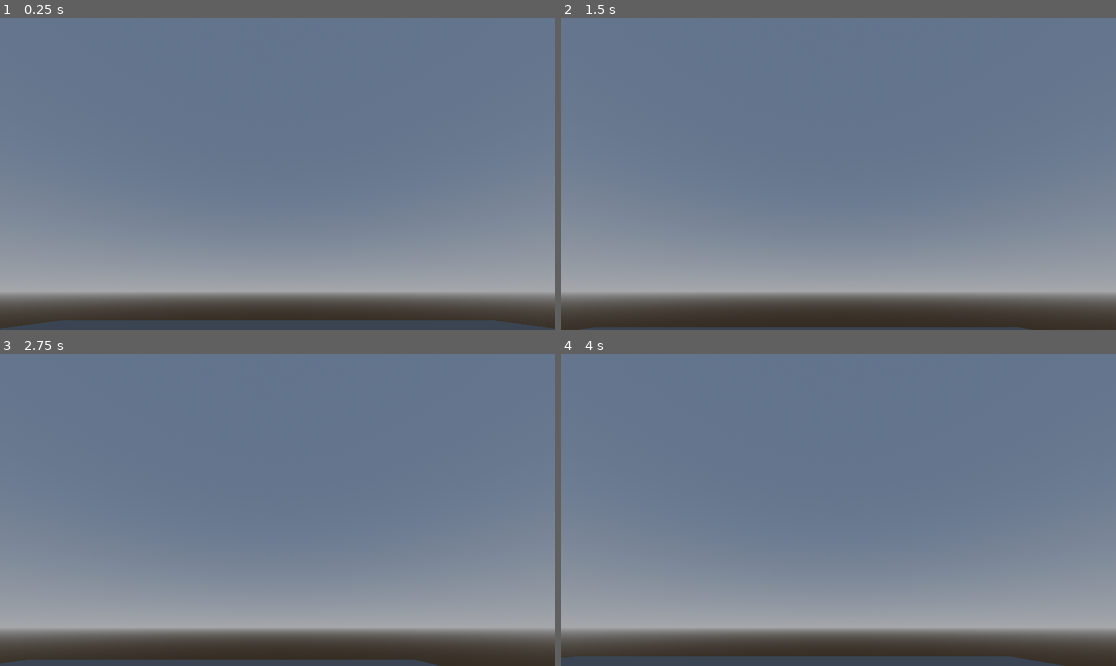
Above: before the commit, frames 1-4 (two rows, left to right).
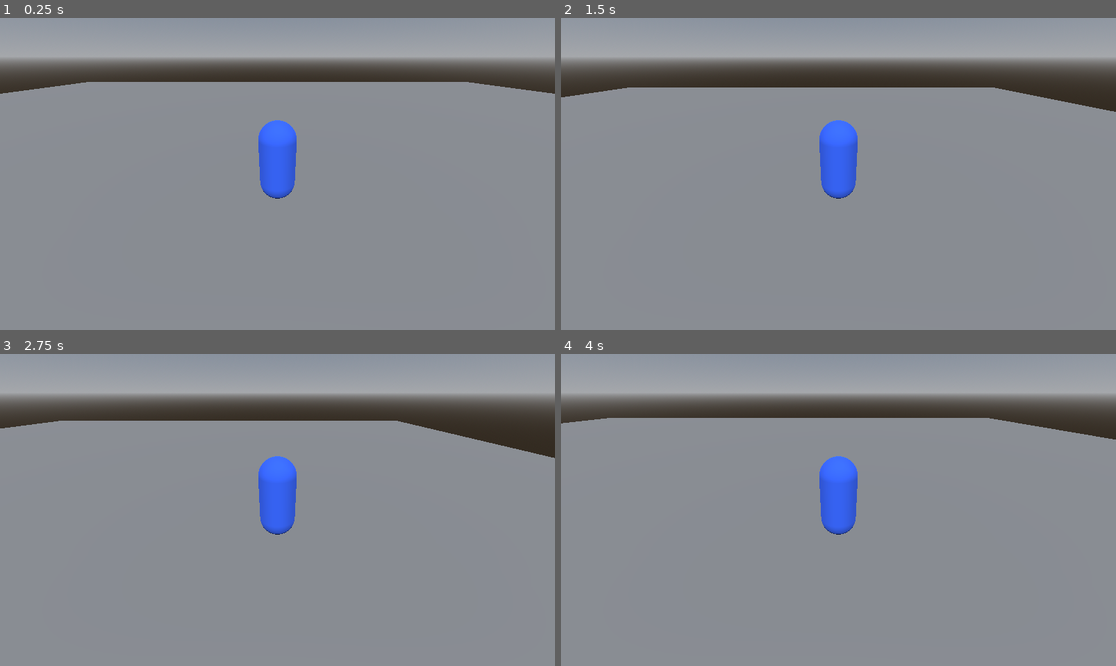
Above: after the commit, the same moments.

Repository: BigBang1010101010/game12
Game: Godot game, scene res://scenes/main.tscn
The game is run twice, just before and just after one commit, with the same random seed, the same clock (stepped at 60 frames per second) and the same inputs.
Inputs:
- Up to frame 1 (0.25 s): no input
- Up to frame 2 (1.5 s): tap Enter at 0.5 s; hold D (move_right) 0.53-1.28 s; tap Space (jump) at 0.77 s; hold S (move_back) from 1.28 s (still down)
- Up to frame 3 (2.75 s): tap Space (jump) at 1.52, 2 s; release S (move_back) at 2.03 s; hold D (move_right) from 2.03 s (still down)
- Up to frame 4 (4 s): release D (move_right) at 2.78 s; hold W (move_forward) 2.78-3.53 s; tap Space (jump) at 3.02, 3.77 s; hold A (move_left) from 3.53 s (still down)

The runs differ from the first frame. In frame 1, 69% of the frame differs, in the area x 0-100%, y 0-100%; in frame 2, 69%; in frame 3, 69%; in frame 4, 69%.

Commit message:
Fix inverted rotations on camera and directional light
Diagnosed with a real headless Godot 4.3 run: the CharacterBody3D
floor/gravity setup was already correct (player settles and stays at
(0, 0.9, 0), on_floor=true, confirmed over 6s of simulation) — the
"only the capsule tip visible, then only sky/horizon" symptoms were
entirely a rotation bug, not a physics one.

The .tscn text format's flattened Transform3D(...) literal parses its
12 numbers as basis ROWS, while the equivalent GDScript
Transform3D(x_axis, y_axis, z_axis, origin) constructor treats each
triple as a basis COLUMN. The X-axis-rotation values written for the
Camera3D and DirectionalLight3D assumed the column convention, so both
ended up transposed: the camera pitched up 30 degrees instead of down,
and the light shone up instead of down at its intended -45 degrees.

Verified the fix with a temporary autoload probe script run through a
locally downloaded Godot 4.3 headless binary: camera forward is now
(0, -0.5, -0.866), aiming its center ray at world (0, 0, -1.2) on the
floor plane (just past the player at origin) for a well-framed shot;
light forward is now (0, -0.707, -0.707), shining down at 45 degrees
as originally intended.

Diff:
--- a/scenes/main.tscn
+++ b/scenes/main.tscn
@@ -41,7 +41,7 @@
 shape = SubResource("BoxShape3D_1")
 
 [node name="DirectionalLight3D" type="DirectionalLight3D" parent="."]
-transform = Transform3D(1, 0, 0, 0, 0.7071068, -0.7071068, 0, 0.7071068, 0.7071068, 0, 5, 0)
+transform = Transform3D(1, 0, 0, 0, 0.7071068, 0.7071068, 0, -0.7071068, 0.7071068, 0, 5, 0)
 
 [node name="WorldEnvironment" type="WorldEnvironment" parent="."]
 environment = SubResource("Environment_1")
@@ -61,5 +61,5 @@
 transform = Transform3D(1, 0, 0, 0, 1, 0, 0, 0, 1, 0, 2, 4)
 
 [node name="Camera3D" type="Camera3D" parent="Player/CameraRig"]
-transform = Transform3D(1, 0, 0, 0, 0.8660254, -0.5, 0, 0.5, 0.8660254, 0, 0, 0)
+transform = Transform3D(1, 0, 0, 0, 0.8660254, 0.5, 0, -0.5, 0.8660254, 0, 0, 0)
 current = true
